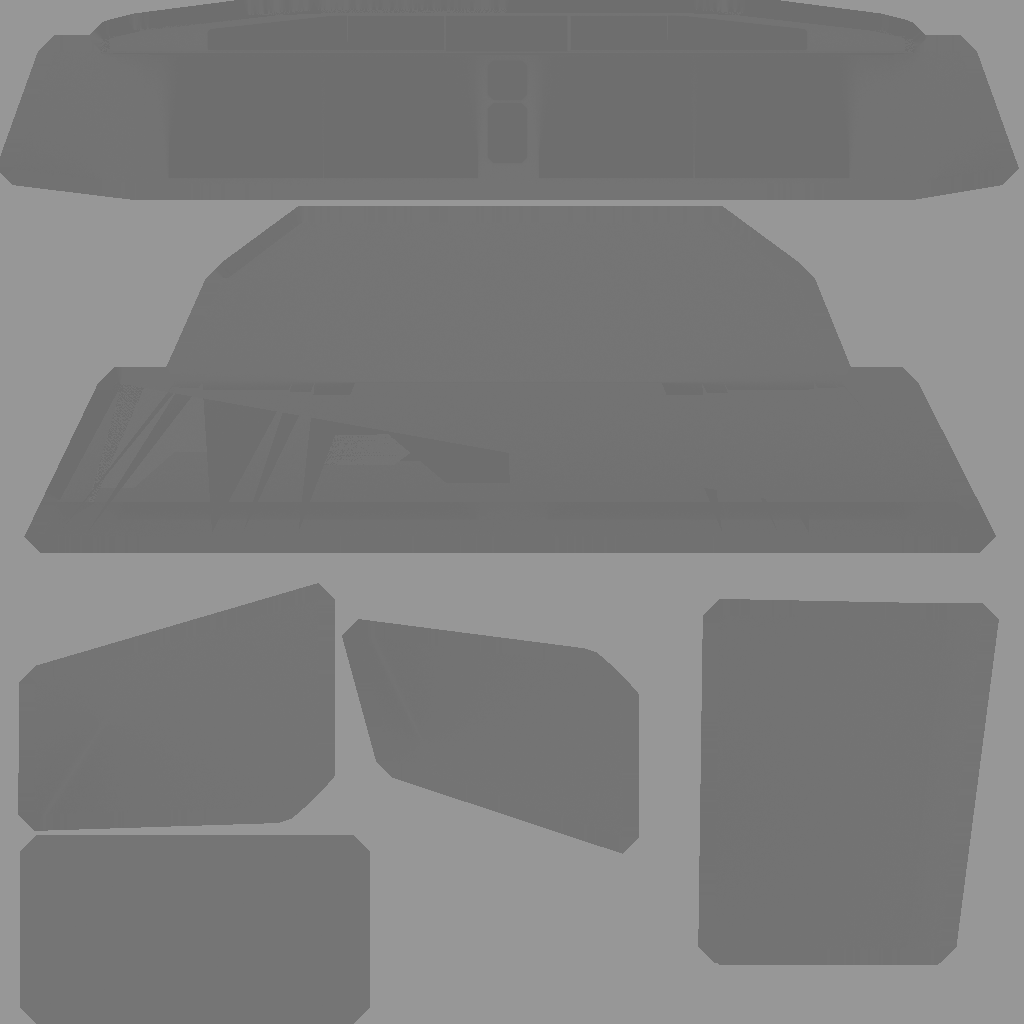
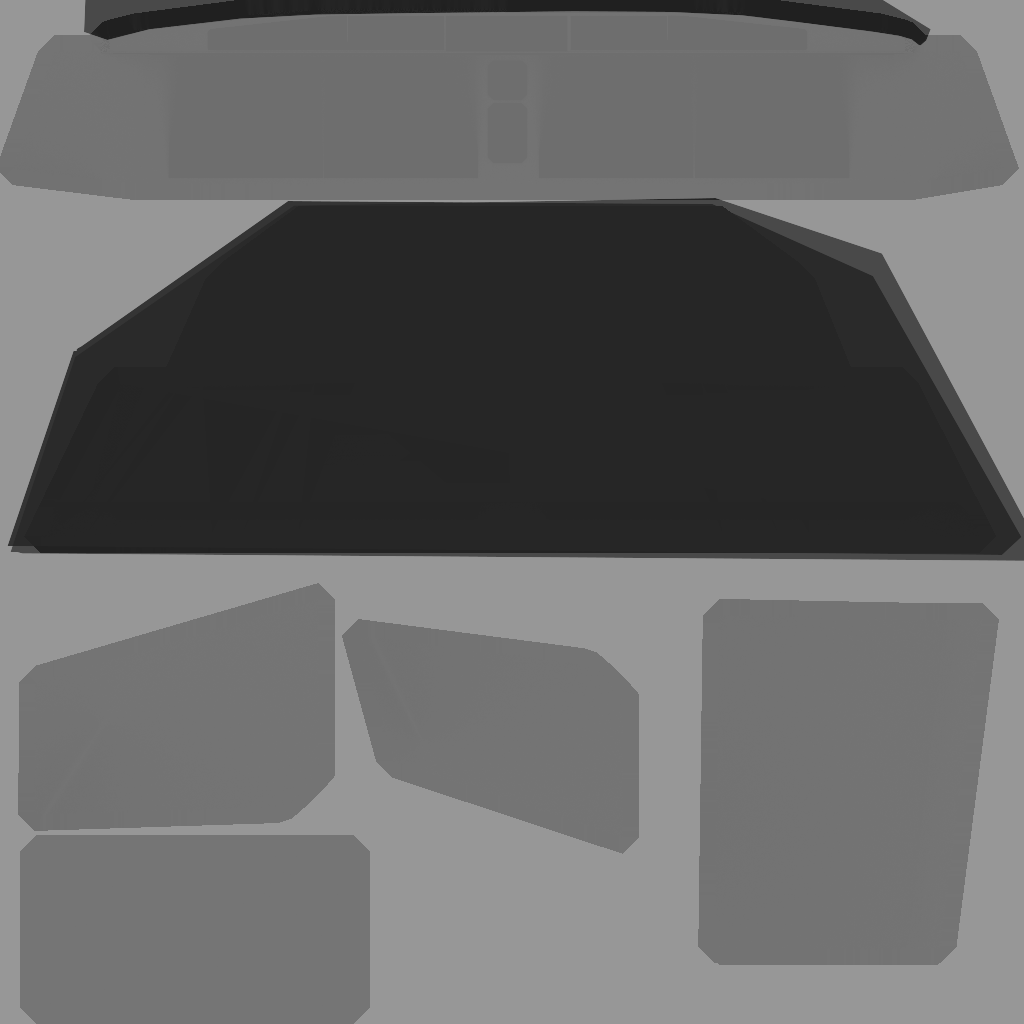
Layer changes from the first 1024 x 1024 image to the second:
added layer "Ebene" (88%) above "grey" over left=7, top=201, right=1022, bottom=555
painted on "grey" over left=10, top=0, right=1024, bottom=561
